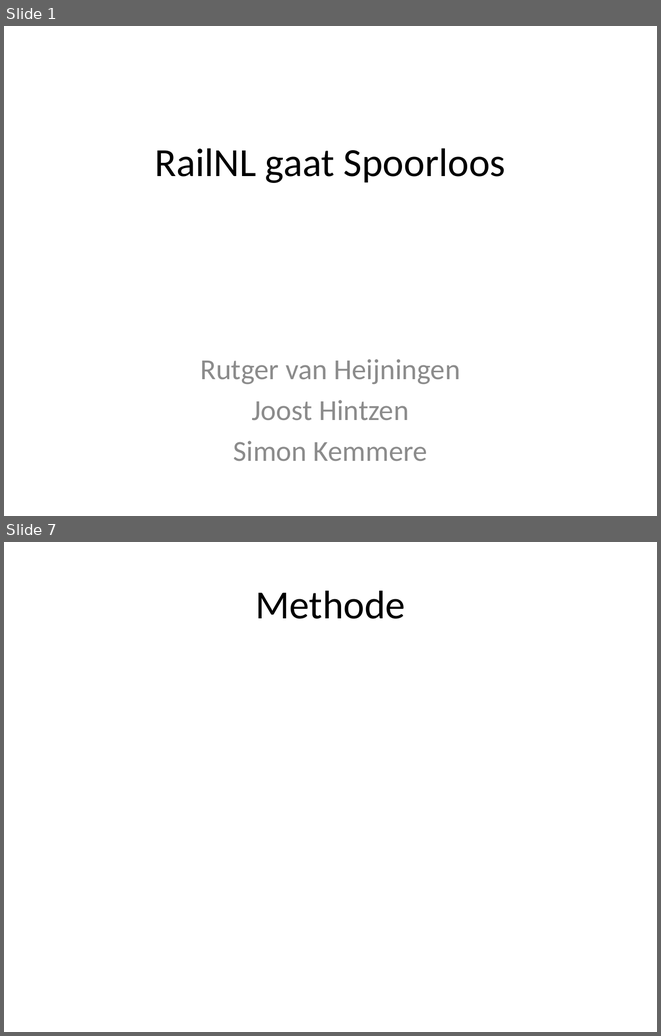
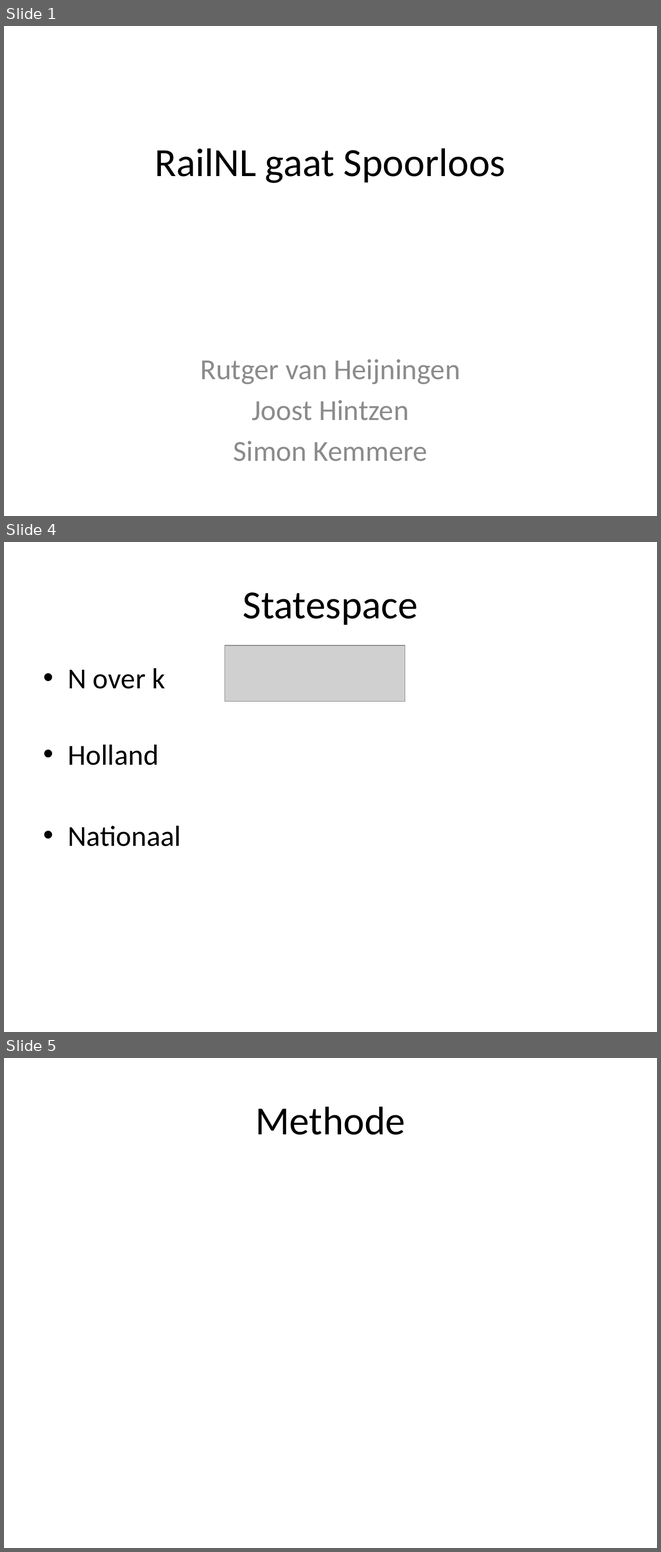
Before and after one commit to joosthintzen40/railNL, a slide deck: Presentaties/Eindpresentatie.pptx. Shown one above the other, each under a label of ours: slides 1 and 7 before the commit, slides 1, 4 and 5 after it; the slides between them are not shown. The pictures are 661x1036 and 661x1552 pixels, drawn with LibreOffice and Linux fonts; fonts in the diff are those of the drawing; grey boxes stand for pictures; background and template pictures are left out. Boxes give left, top, right and bottom in pixels: in the first picture for what was removed or moved away, otherwise in the second. Text is boxed around its words. In the diff, an @@ line names an element or a change of style, - is before the commit and + after.

```diff
--- a/Presentaties/Eindpresentatie.pptx
+++ b/Presentaties/Eindpresentatie.pptx
@@ slide 4 added at (4,542,657,1032), background picture (left out) @@
@@ title added at (243,592,418,625), 44 pt, text #000000 @@
+Statespace
@@ picture added at (224,645,405,700) @@
@@ text added at (68,668,181,846), 32 pt, text #000000 @@
+• N over k
+• Holland
+• Nationaal
@@ what was slide 7 is now slide 5 @@
```
Also in this commit, not shown: 2 slides changed, 3 slides removed, 3 other files.
